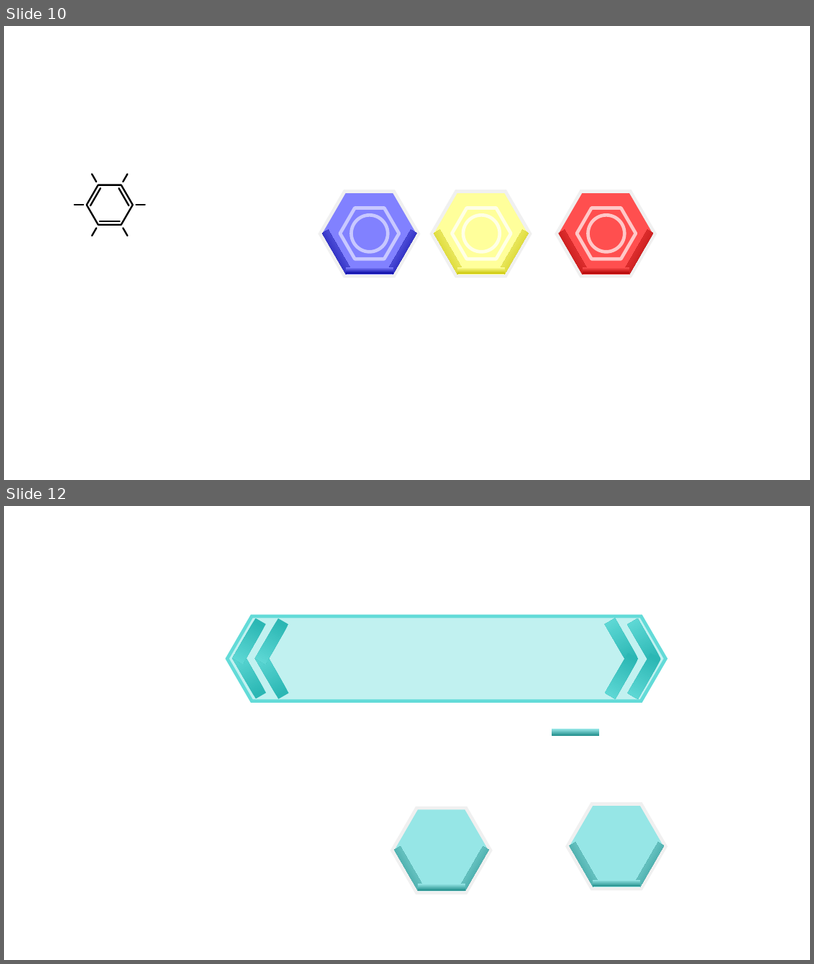
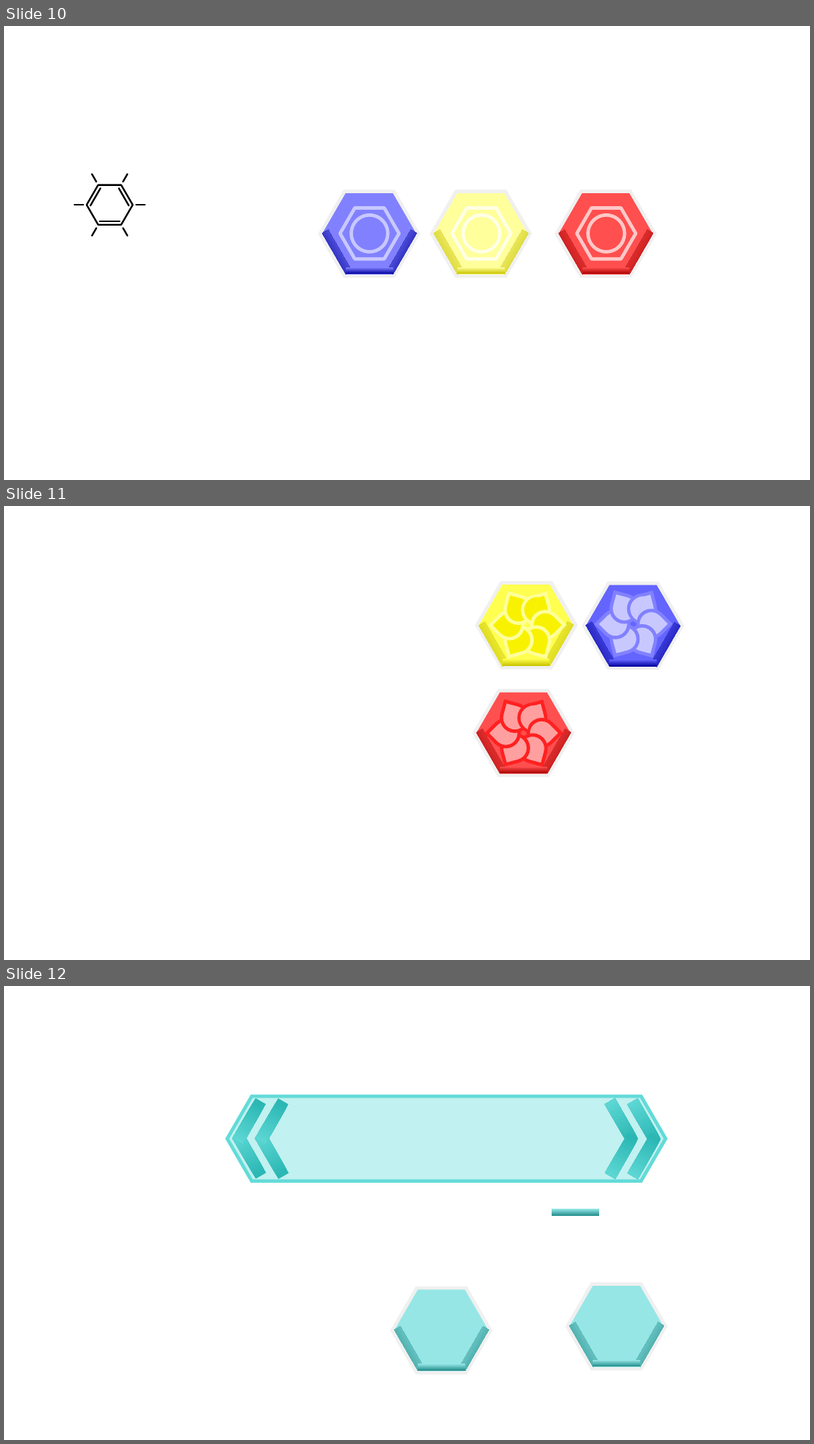
Before and after one commit to SNUGDC/Hextris, a slide deck: Hextris 아트 리소스.pptx. Shown one above the other, each under a label of ours: slides 10 and 12 before the commit, slides 10, 11 and 12 after it; the slides between them are not shown. The pictures are 814x964 and 814x1444 pixels, drawn with LibreOffice and Linux fonts; fonts in the diff are those of the drawing. Boxes give left, top, right and bottom in pixels: in the first picture for what was removed or moved away, otherwise in the second. Text is boxed around its words. In the diff, an @@ line names an element or a change of style, - is before the commit and + after.

```diff
--- a/Hextris 아트 리소스.pptx
+++ b/Hextris 아트 리소스.pptx
@@ slide 11 added at (x1=4, y1=506, x2=810, y2=960), background #FFFFFF @@
@@ group added at (x1=477, y1=583, x2=576, y2=667): 6 rectangles, 6 teardrops, 2 hexagons, 2 chord (boxed as its full ellipse)s @@
@@ group added at (x1=584, y1=584, x2=683, y2=668): 6 teardrops, 3 rectangles, 2 chord (boxed as its full ellipse)s, 1 hexagon @@
@@ group added at (x1=475, y1=690, x2=574, y2=775): 6 teardrops, 3 rectangles, 2 chord (boxed as its full ellipse)s, 1 hexagon @@
```
Also in this commit, not shown: 1 slide changed, 1 slide removed, 10 other files.
